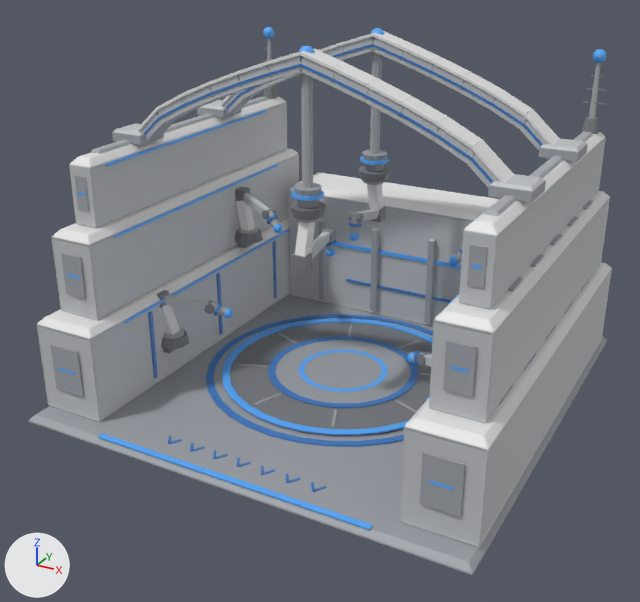
Two versions of the glTF model game/models/lattice_experimental_gantry.glb, one commit apart.
The view is the same before and after, from a 50 mm lens placed at (25.8, -50.4, 30.9), pointed at (-0.4, -2.7, 7.0). The lights are fixed; the arrows at lower left show +X, +Y and +Z. The older version comes first. Vertices at exactly the same position are counted once.

The first picture shows 'Body'.
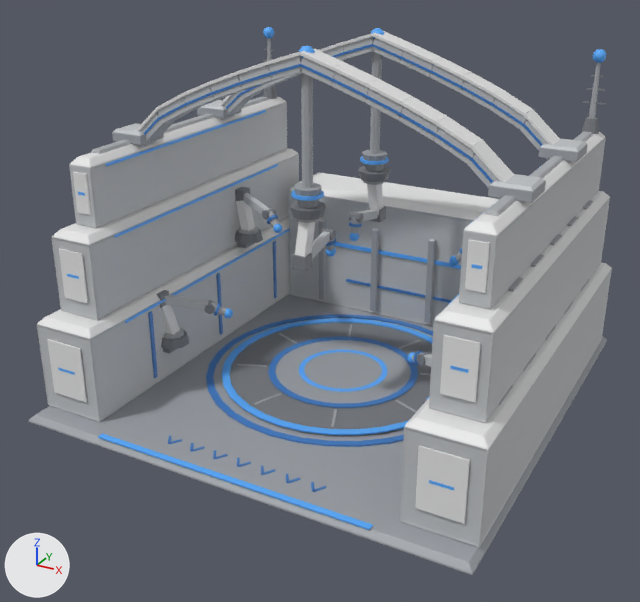
The edits, one by one:
me_body has 6536 vertices, 12100 faces and spans x -15.4..15.4, y -15.4..15.4, z 0.0..23.9.
me_body is used by ob_body; location (0.0, 0.0, 0.0).
me_body part 1: the loose piece of 24 vertices spanning x -14.0..-11.8, y -13.9..-13.8, z 2.1..5.4 is scaled about its middle by (1.2, 1, 1.2).
me_body part 2: the loose piece of 24 vertices spanning x -13.7..-12.1, y -12.3..-12.2, z 8.4..11.2 is scaled about its middle by (1.2, 1, 1.2).
me_body part 3: the loose piece of 24 vertices spanning x -13.3..-12.4, y -10.8..-10.7, z 13.7..15.9 is scaled about its middle by (1.21, 1, 1.2).
me_body part 4: the loose piece of 24 vertices spanning x 11.8..14.0, y -13.9..-13.8, z 2.1..5.4 is scaled about its middle by (1.2, 1, 1.2).
me_body part 5: the loose piece of 24 vertices spanning x 12.1..13.7, y -12.3..-12.2, z 8.4..11.2 is scaled about its middle by (1.2, 1, 1.2).
me_body part 6: the loose piece of 24 vertices spanning x 12.4..13.3, y -10.8..-10.7, z 13.7..15.9 is scaled about its middle by (1.21, 1, 1.2).
me_body part 7: 264 kept faces spanning x -14.3..14.3, y -13.9..-10.7, z 1.8..16.1 get new vertex colours; the middle colour goes from grey #9ea2a8 to white #e7e7e7.

Where the change shows, as pixel boxes [x1, y1, x2, y2] in the pictures (640 x 602 px; the box of a moved part takes in the faces that stretch with it):
part 1 of me_body, moved or reshaped: before [51, 344, 84, 397]; after [47, 339, 87, 402]
part 2 of me_body, moved or reshaped: before [61, 253, 86, 299]; after [59, 248, 88, 303]
part 3 of me_body, moved or reshaped: before [74, 175, 90, 211]; after [73, 172, 91, 215]
part 4 of me_body, moved or reshaped: before [420, 452, 465, 517]; after [415, 445, 470, 524]
part 5 of me_body, moved or reshaped: before [443, 340, 477, 397]; after [440, 335, 481, 402]
part 6 of me_body, moved or reshaped: before [467, 244, 488, 289]; after [465, 239, 490, 293]
part 7 of me_body, recoloured: before [51, 175, 488, 517]; after [47, 172, 490, 524]
